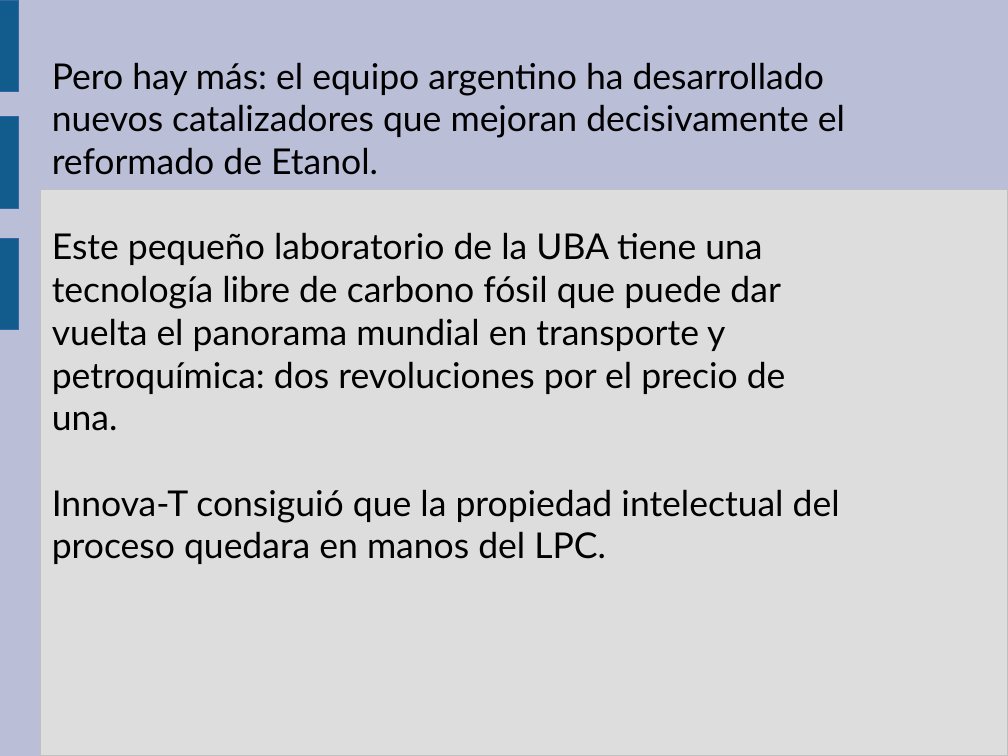
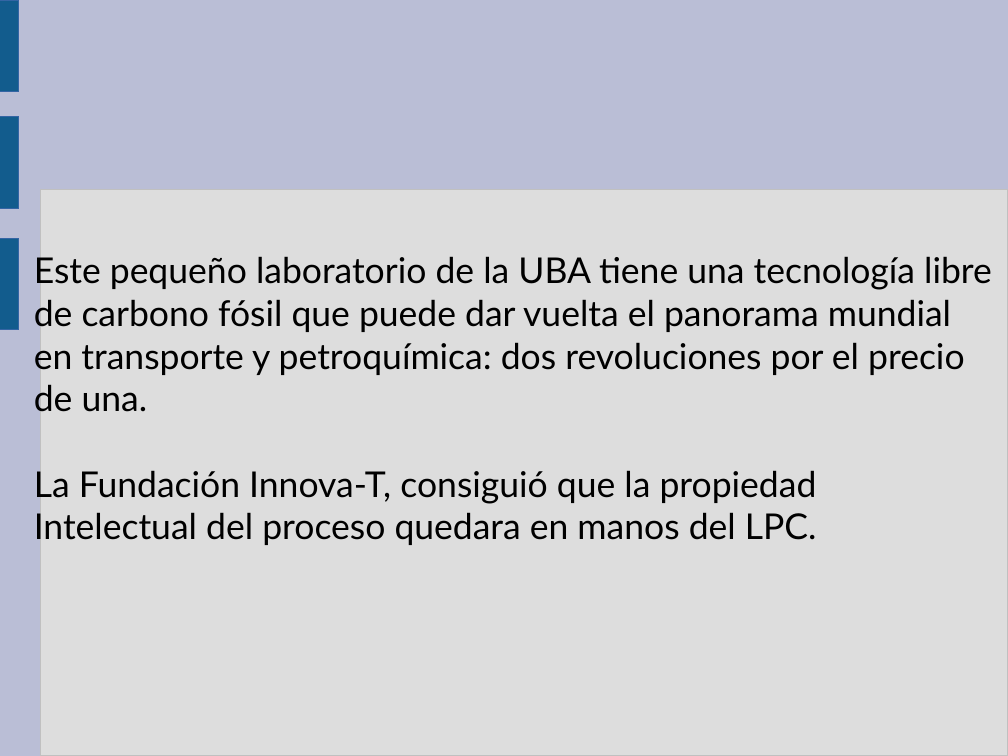
Before and after one commit to guanucoluis/proyecto5r1, a slide deck: slide 22 of Catedras/Tecnologia/MARCO.odp. Drawn at 1008x756 pixels with LibreOffice and Linux fonts; fonts in the diff are those of the drawing. Boxes give left, top, right and bottom in pixels: in the first picture for what was removed or moved away, otherwise in the second. Text is boxed around its words. In the diff, an @@ line names an element or a change of style, - is before the commit and + after.

```diff
--- a/Catedras/Tecnologia/MARCO.odp
+++ b/Catedras/Tecnologia/MARCO.odp
@@ subtitle at box(34, 256, 992, 545): text changed @@
-Pero hay más: el equipo argentino ha desarrollado
-nuevos catalizadores que mejoran decisivamente el
-reformado de Etanol.
-Este pequeño laboratorio de la UBA tiene una
-tecnología libre de carbono fósil que puede dar
-vuelta el panorama mundial en transporte y
-petroquímica: dos revoluciones por el precio de
-una.
-Innova-T consiguió que la propiedad intelectual del
-proceso quedara en manos del LPC.
+Este pequeño laboratorio de la UBA tiene una tecnología libre
+de carbono fósil que puede dar vuelta el panorama mundial
+en transporte y petroquímica: dos revoluciones por el precio
+de una.
+La Fundación Innova-T, consiguió que la propiedad
+Intelectual del proceso quedara en manos del LPC.
```
Also in this commit, not shown: 13 other slides changed, 1 other file.
